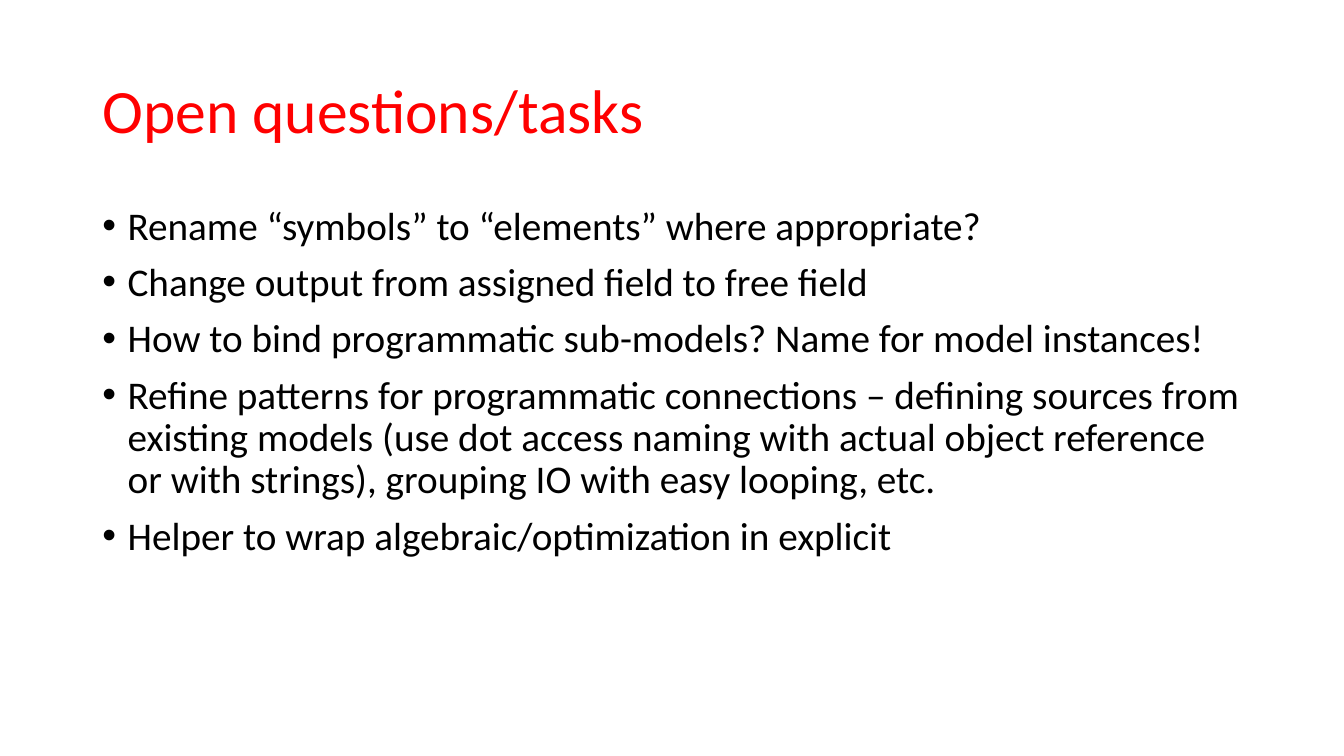
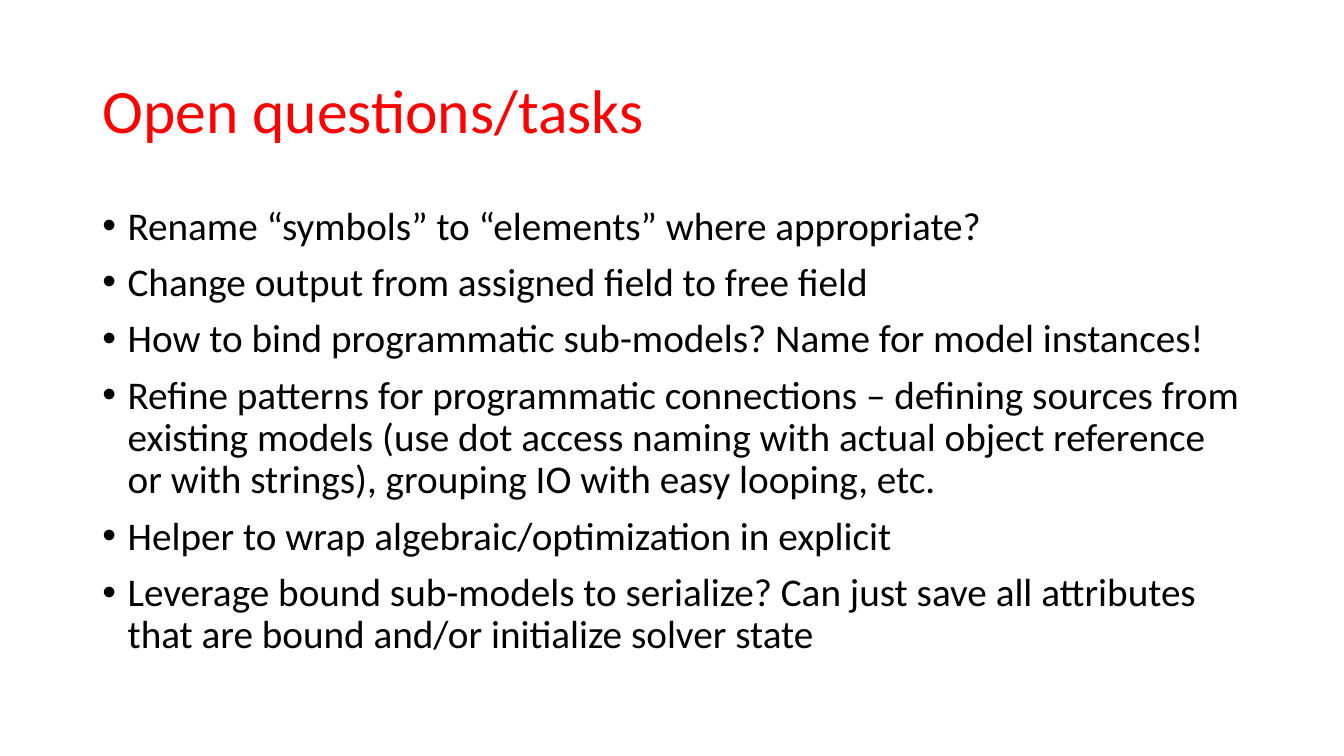
Before and after one commit to nlistgarten/condor, a slide deck: slide 14 of design/condor.pptx. Drawn at 1344x756 pixels with LibreOffice and Linux fonts; fonts in the diff are those of the drawing. Boxes give left, top, right and bottom in pixels: in the first picture for what was removed or moved away, otherwise in the second. Text is boxed around its words. In the diff, an @@ line names an element or a change of style, - is before the commit and + after.

```diff
--- a/design/condor.pptx
+++ b/design/condor.pptx
@@ text at bbox=[128, 578, 1195, 650]: paragraph added @@
+• Leverage bound sub-models to serialize? Can just save all attributes that are bound and/or initialize solver state
```
Also in this commit, not shown: 2 other files.
